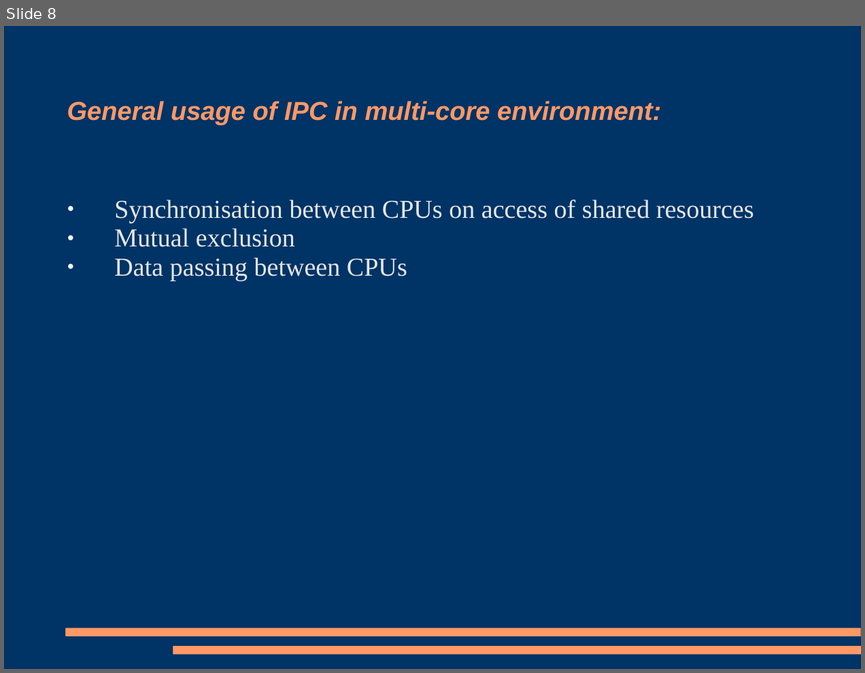
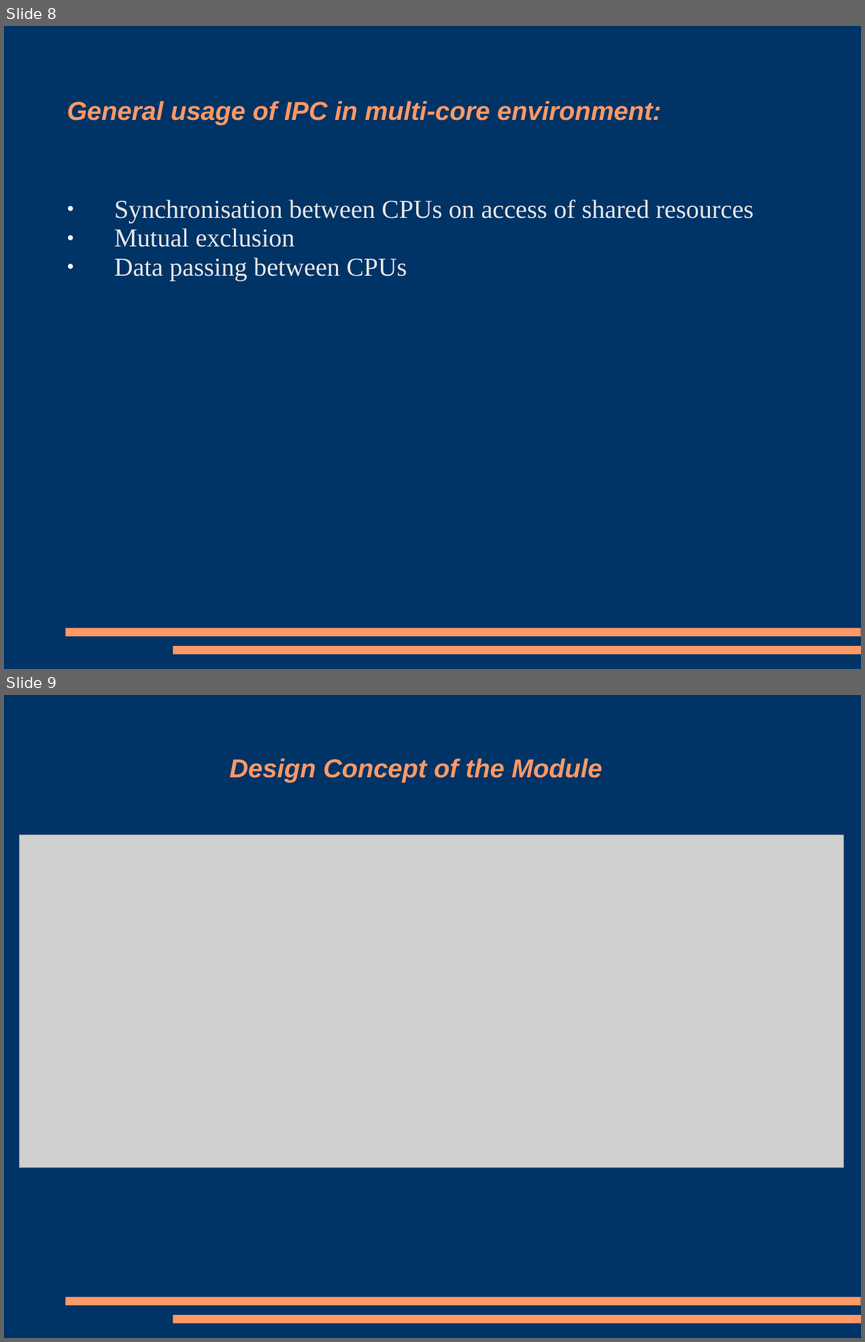
Before and after one commit to MrNayLA/TechnicalChallenge, a slide deck: Docs/Presentation.ppt. Shown one above the other, each under a label of ours: slide 8 before the commit, slides 8 and 9 after it. The pictures are 865x673 and 865x1342 pixels, drawn with LibreOffice and Linux fonts; fonts in the diff are those of the drawing; grey boxes stand for pictures. Boxes give left, top, right and bottom in pixels: in the first picture for what was removed or moved away, otherwise in the second. Text is boxed around its words. In the diff, an @@ line names an element or a change of style, - is before the commit and + after.

```diff
--- a/Docs/Presentation.ppt
+++ b/Docs/Presentation.ppt
@@ slide 9 added at box(4, 695, 861, 1338), background #003366; not listed: 2 template elements that a slide beside it also shows @@
@@ title added at box(230, 758, 602, 783), 24 pt, text #FF9966, bold, italic @@
+Design Concept of the Module
@@ picture added at box(20, 835, 844, 1168) @@
```
Also in this commit, not shown: 4 slides changed, 1 other slide added, 1 slide removed.
